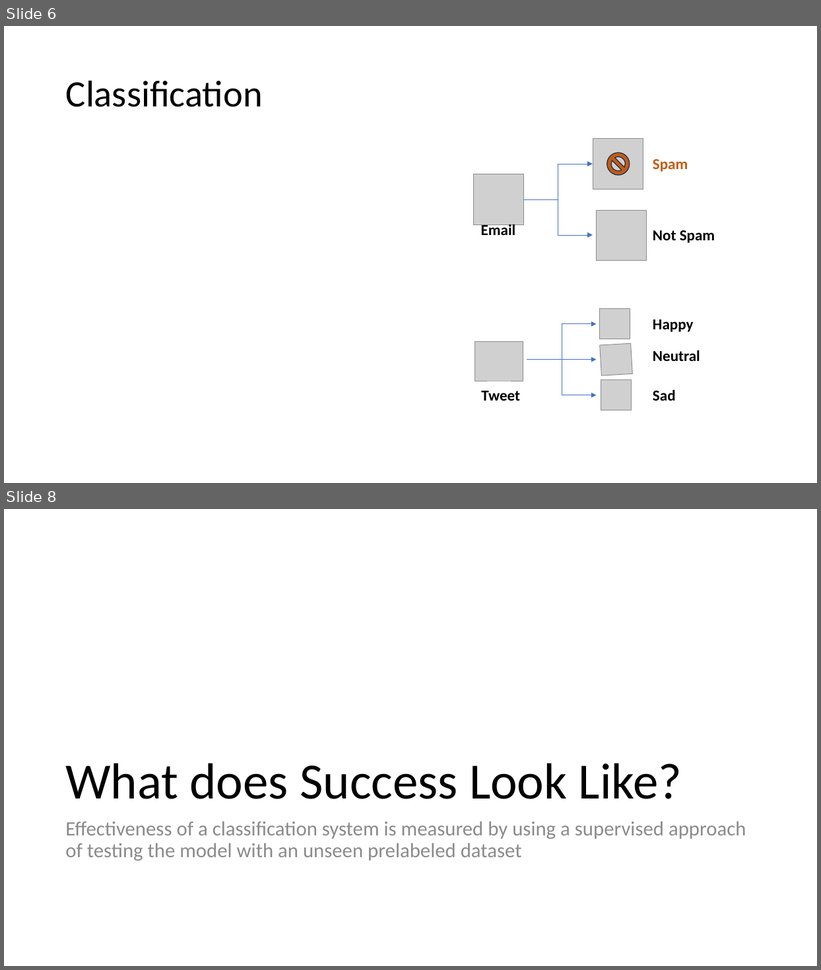
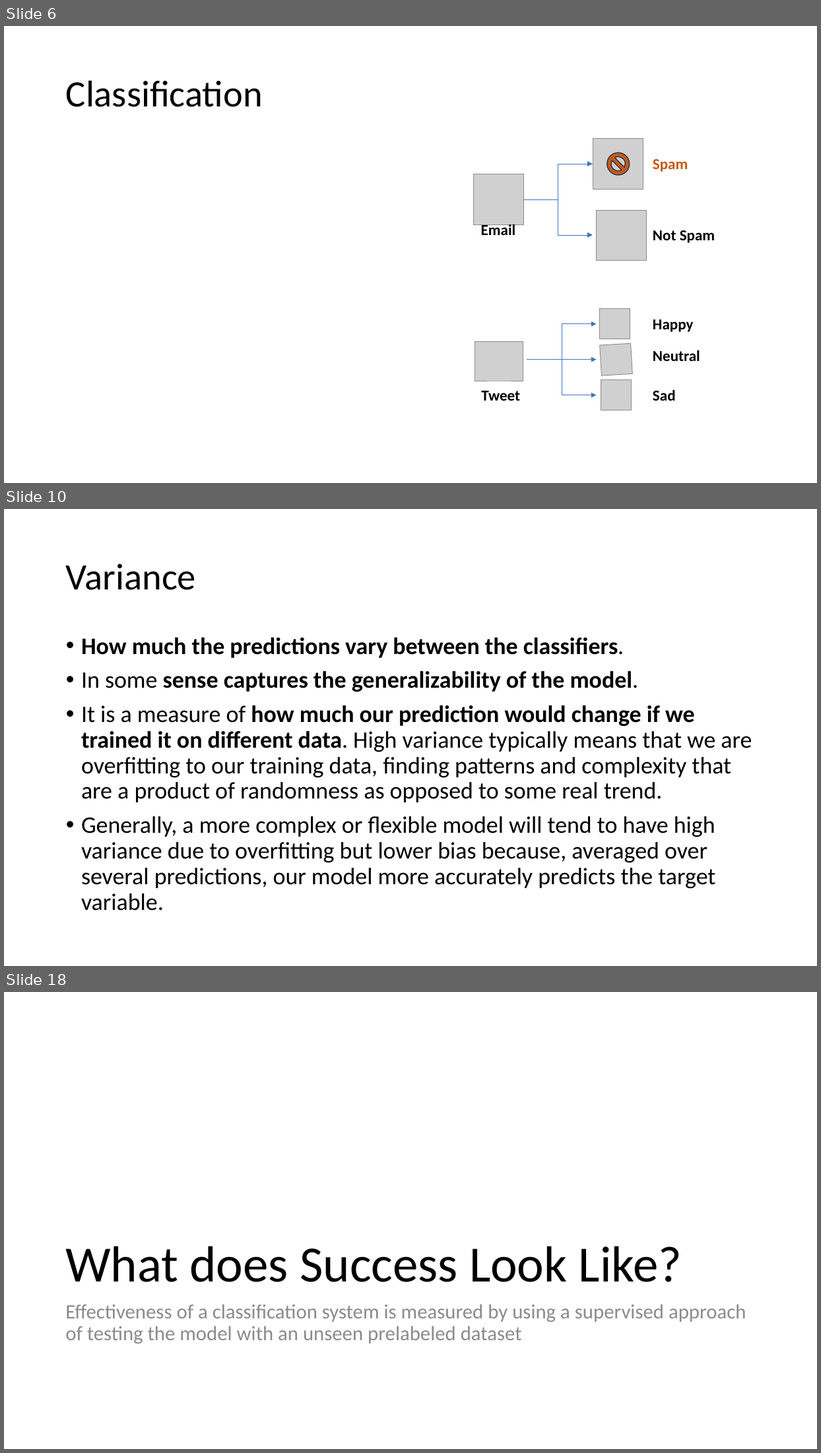
Before and after one commit to meenakshsundaram/AIML, a slide deck: DecisionTrees/DecisionTrees.pptx. Shown one above the other, each under a label of ours: slides 6 and 8 before the commit, slides 6, 10 and 18 after it; the slides between them are not shown. The pictures are 821x970 and 821x1453 pixels, drawn with LibreOffice and Linux fonts; fonts in the diff are those of the drawing; grey boxes stand for pictures. Boxes give left, top, right and bottom in pixels: in the first picture for what was removed or moved away, otherwise in the second. Text is boxed around its words. In the diff, an @@ line names an element or a change of style, - is before the commit and + after.

Commit message:
Add Bias and Variance in PPT

```diff
--- a/DecisionTrees/DecisionTrees.pptx
+++ b/DecisionTrees/DecisionTrees.pptx
@@ slide 10 added at (4, 509, 817, 966), background #FFFFFF @@
@@ title added at (66, 564, 196, 590), 44 pt, text #000000 @@
+Variance
@@ text added at (81, 637, 752, 911), 28 pt, text #000000 @@
+• How much the predictions vary between the classifiers.
+• In some sense captures the generalizability of the model.
+• It is a measure of how much our prediction would change if we trained it on different data. High variance typically means that we are overfitting to our training data, finding patterns and complexity that are a product of randomness as opposed to some real trend.
+• Generally, a more complex or flexible model will tend to have high variance due to overfitting but lower bias because, averaged over several predictions, our model more accurately predicts the target variable.
@@ what was slide 8 is now slide 18 @@
```
Also in this commit, not shown: 1 slide changed, 9 other slides added.
